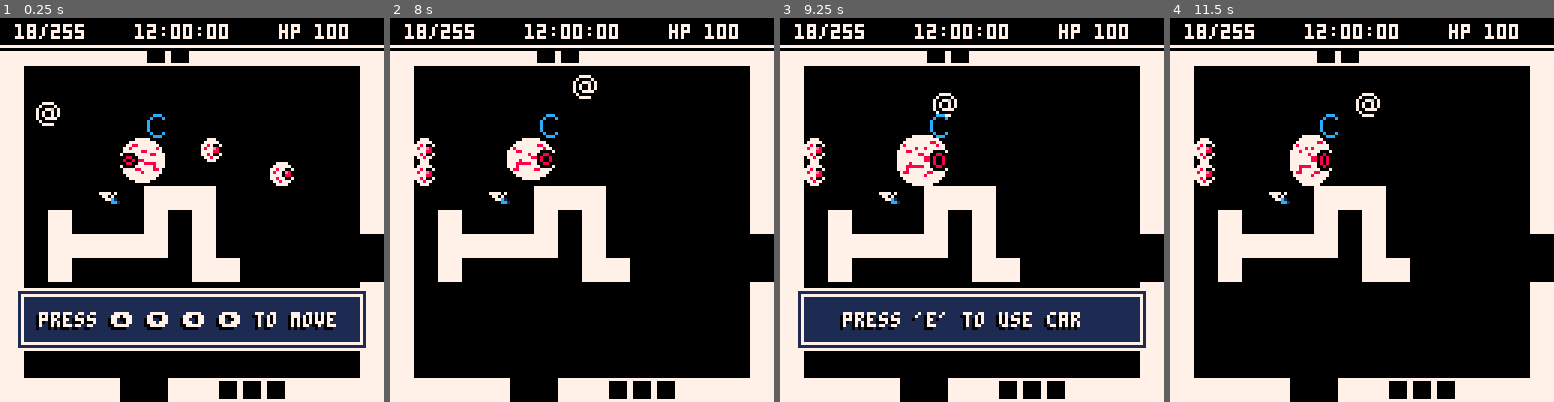
Above: before the commit, frames 1-4 (left to right).
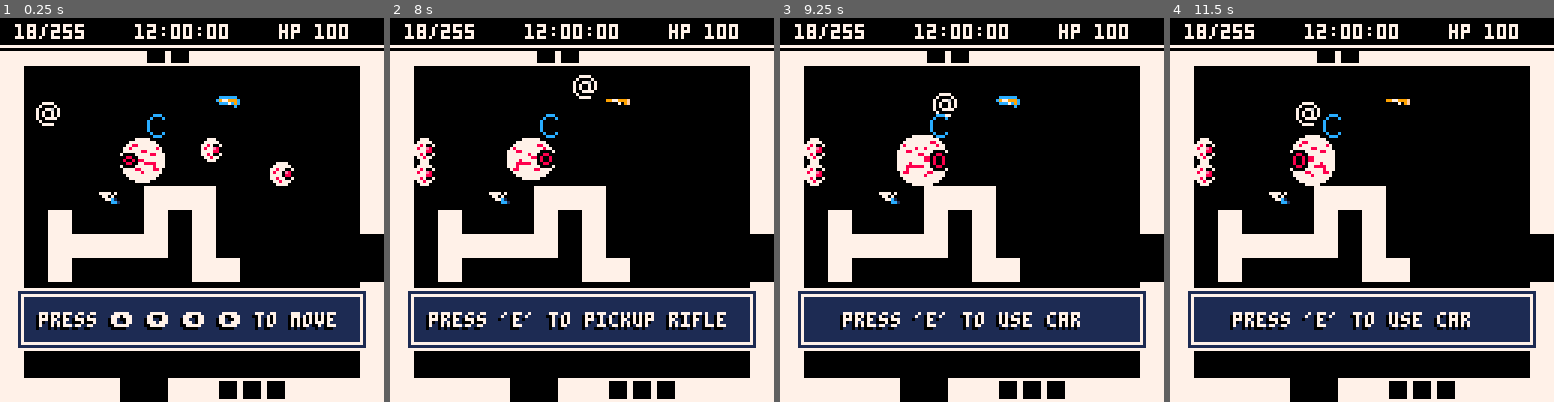
Above: after the commit, the same moments.

Repository: AlexanderClay/pico8-Projects
Game: PICO-8 cartridge hero.p8
The game is run twice, just before and just after one commit, with the same random seed, the same clock (stepped at 60 frames per second) and the same inputs.
Inputs:
- Up to frame 1 (0.25 s): no input
- Up to frame 2 (8 s): tap X (X key) at 0.33, 1.07, 1.85, 2.97, 4.08, 5.2, 6.32, 7.43 s; hold Right 1.6-2.1 s; hold Up 2.15-2.42 s; hold Right 2.47-3.03 s; hold Left 3.08-3.58 s; hold Down 3.63-3.97 s; hold Right 4.02-4.68 s; hold Up 4.73-5.03 s; hold Left 5.08-5.68 s; hold Down 5.73-6.03 s; hold Right 6.08-6.58 s; hold Right 6.63-7.13 s; hold Up 7.18-7.45 s; hold Right from 7.5 s (still down)
- Up to frame 3 (9.25 s): release Right at 8.07 s; hold Left 8.12-8.62 s; tap X (X key) at 8.55 s; hold Down 8.67-9 s; hold Right from 9.05 s (still down)
- Up to frame 4 (11.5 s): tap X (X key) at 9.67, 10.78 s; release Right at 9.72 s; hold Up 9.77-10.07 s; hold Left 10.12-10.72 s; hold Down 10.77-11.07 s; hold Right from 11.12 s (still down)

The runs differ from the first frame. In frame 1, 0.1% of the frame differs, in the area x 56-63%, y 20-24%; in frame 2, 14%; in frame 3, 0.1%; in frame 4, 15%, in the area x 4-96%, y 19-87%.

Commit message:
pico8: added text to rifle

Diff:
--- a/hero.p8
+++ b/hero.p8
@@ -667,10 +667,11 @@
    	 g1=nil
     	sfx(10,1)
     	pl.g=gun2
-    	msg1="you got a rilfe infused\nwith teleportation magic."
+    	msg1="you got a 1930 rilfe\ninfused with\nteleportation magic."
     	msg2=""
     end
     g1.update=function()
+     g1.spr=23+(sin(g1.t*0.04))
     	if (abs(g1.dx)+abs(g1.dy) > 0.005) then
       sfx(40, 2)
      end
@@ -717,12 +718,12 @@
 00000000700777707777777770000007000000000000000000000000000000000000000000000000000000007787700700777700007777000077770000777700
 00000000070000007777777770000007000000000000000000000000000000000000000000000000000000000778777000000000000000000000000000000000
 00000000007777007777777777777777000000000000000000000000000000000000000000000000000000000077770000000000000000000000000000000000
-000000000000000000000000000000000000000000000000000000000bbbbb000000000000000000000000000000000000000000000700000000000000000000
-00000000007777000077770000777700007777000000000000000000000000b00000000010000000000000000770077000000000000700000000000000000000
-000000000000007000000070000000700000007007777070000000001111110b80707000aaaaaa90700000000700007000077000000000000000000000000000
-700000077060000770060007700060077000060700770700000000001b33101077777770aaa00aa9700000000000000000700700770007700000000000000000
-007777700000000000000000000000000000000000077c100977999400000110770777079aa0000a700000000000000000700700000000000000000000000000
-000000000077770000777700007777000077770000000cc10000709400000000070700770aaaaaa0000000000700007000077000000700000000000000000000
+000000000000000000000000000000000000000000000000000000000000000000000000000000000bbbbb000000000000000000000700000000000000000000
+00000000007777000077770000777700007777000000000000000000000000000000000010000000000000b00770077000000000000700000000000000000000
+0000000000000070000000700000007000000070077770700cccccc00000000010707000aaaaaa901111110b0700007000077000000000000000000000000000
+700000077060000770060007700060077000060700770700c977999c9977999f17777770aaa00aa91b3310100000000000700700770007700000000000000000
+007777700000000000000000000000000000000000077c100ccc7c9c0000709f070777079aa0000a000001100000000000700700000000000000000000000000
+000000000077770000777700007777000077770000000cc1000000c000000000070700770aaaaaa0000000000700007000077000000700000000000000000000
 00000000000000000000000000000000000000000000000000000000000000000077000000000000000000000770077000000000000700000000000000000000
 00000000000000000000000000000000000000000000000000000000000000000000000000000000000000000000000000000000000000000000000000000000
 00000000000000000000000000000000000000000777777007777770000000000000000000000000000000000e0e000080008000070070000077000008000000
@@ -974,7 +975,7 @@
 0000000000000000000000000000000000000000000000000000000000000000000000000000000000000000000000000000000000000000000000000000000000000000000000000000000000000000000000000000000000000000000000000000000000000000000000000000000000000000000000000000000000000000
 0202020202020303020202020202020222222222222222222222222222222222020202020202020202020202020202020202020202020202020202020202020202020202020202020202020202020202020202020202020202020202020202020202020202020202020202020202020202020202020202020202020202020202
 0200000000000000000000000000000222000000000000000000000000000022020000000000000000000000000000020200000000000000000000000000000202000000000000000000000000000002020000000000000000000000000000020200000000000000000000000000000202000000000000000000000000000002
-0200000000000000000000000000000222000000000000000000000000000022020000000000000000000000000000020200000000000000000000000000000202000000000000000000000000000002020000000000000000000000000000020200000000000000000000000000000202000000000000000000000000000002
+0200000000000000001600000000000222000000000000000000000000000022020000000000000000000000000000020200000000000000000000000000000202000000000000000000000000000002020000000000000000000000000000020200000000000000000000000000000202000000000000000000000000000002
 0200000000003800000000000000000222000000000000000000000000000022020000000000000000000000000000020200000000000000000000000000000202000000000000000000000000000002020000000000000000000000000000020200000000000000000000000000000202000000000000000000000000000002
 020000000000000000000b000000000222000000000000000000000000000022020000000000000000000000000000020200000000000000000000000000000202000000000000000000000000000002020000000000000000000000000000020200000000000000000000000000000202000000000000000000000000000002
 020000000000000000000000000b000222000000000000000000000000000022020000000000000000000000000000020200000000000000000000000000000202000000000000000000000000000002020000000000000000000000000000020200000000000000000000000000000202000000000000000000000000000002
